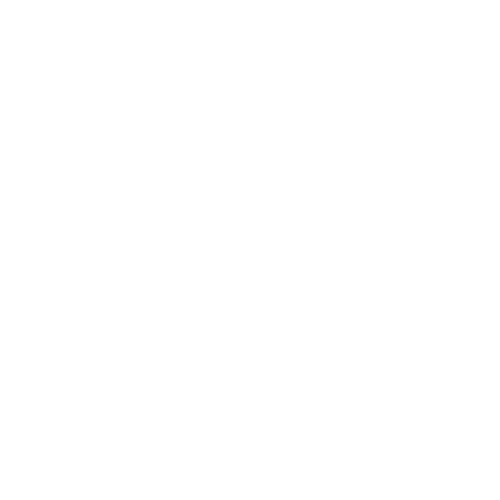
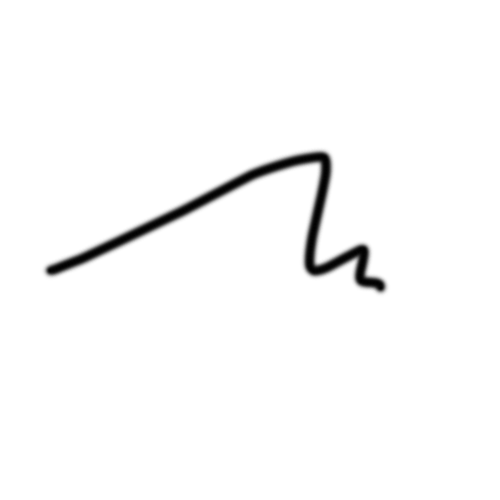
Comparing the layer stacks of the two 500 × 500 images. Changes:
added layer "レイヤー 1" above "レイヤー 0" over box(41, 147, 390, 297)
